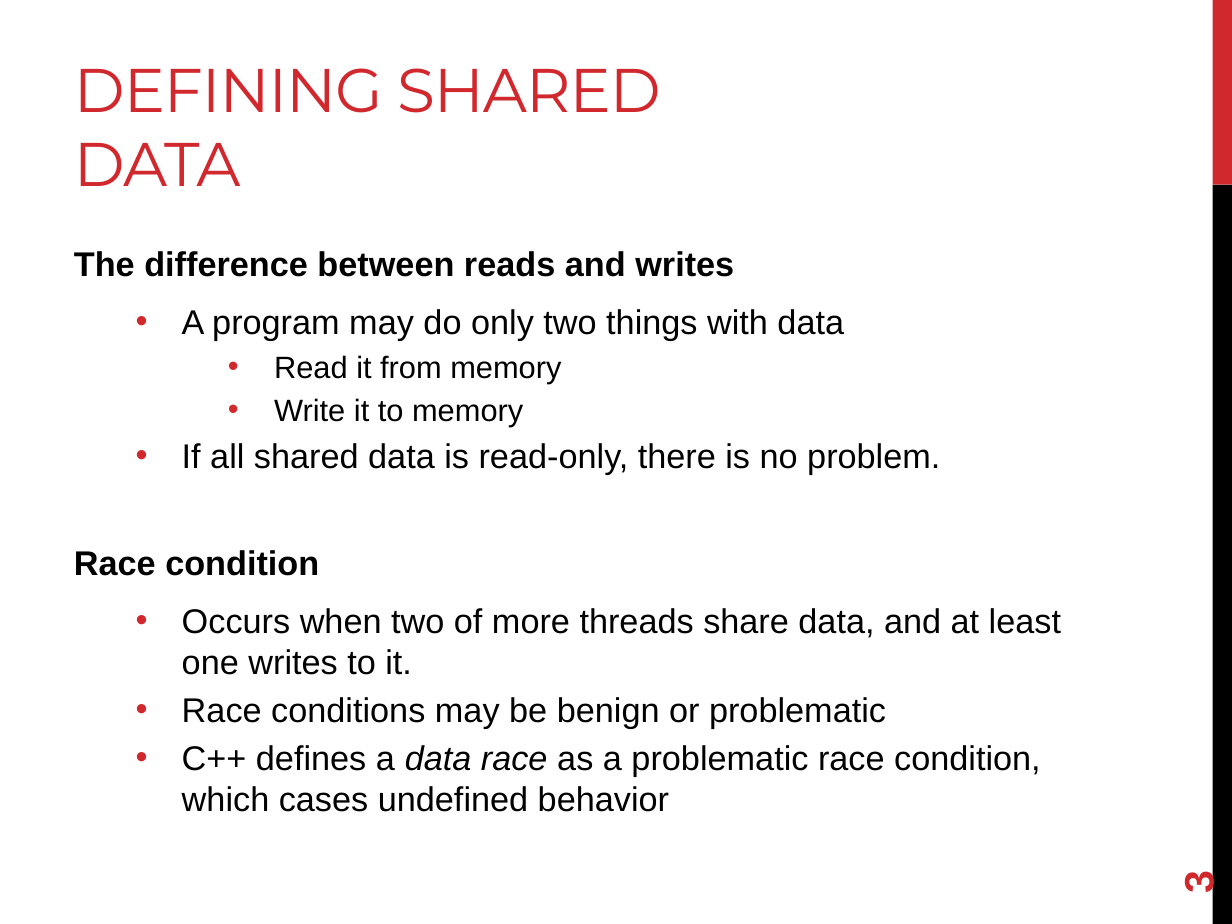
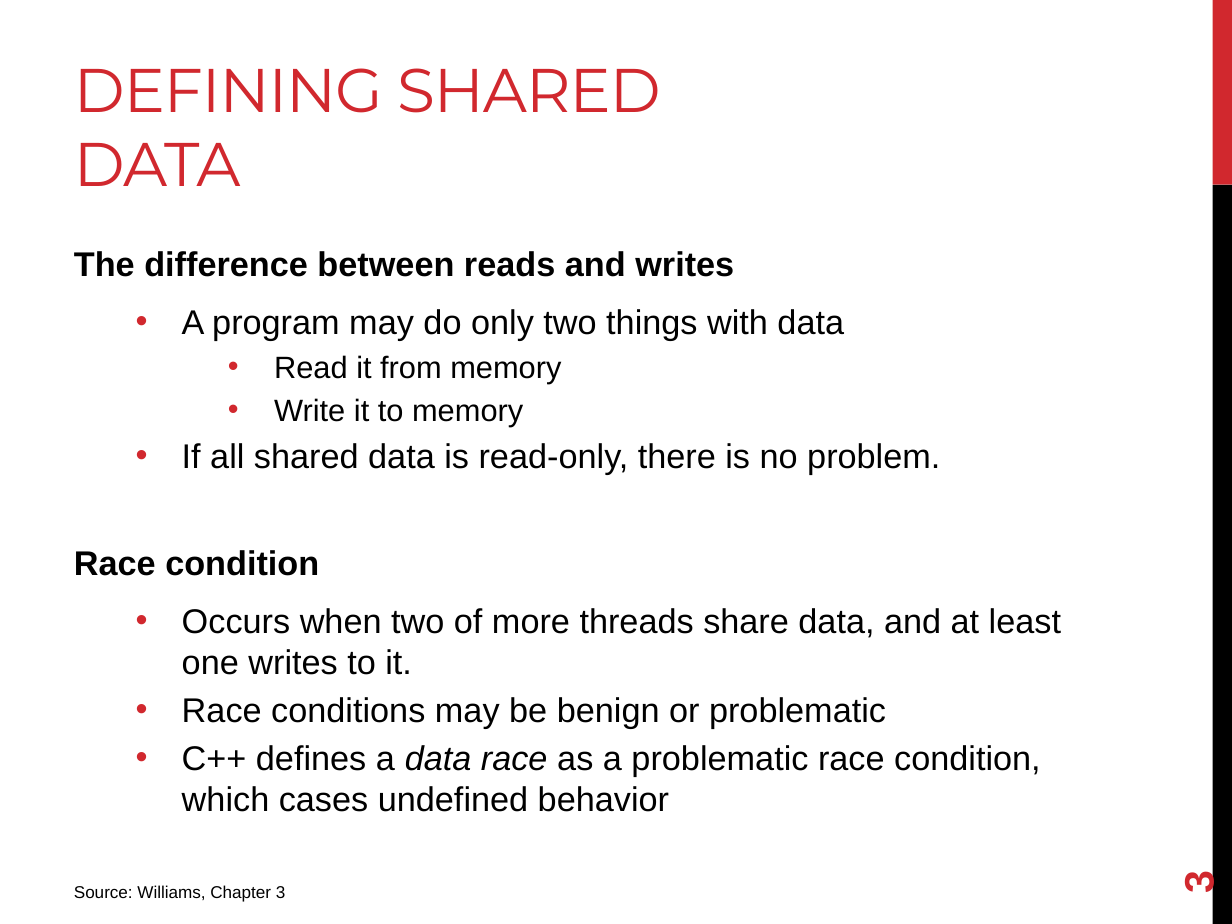
Before and after one commit to joshpeterson/DevelopingConcurrentSoftware, a slide deck: slide 3 of Lectures/Mutexes/Mutexes.pptx. Drawn at 1232x924 pixels with LibreOffice and Linux fonts; fonts in the diff are those of the drawing. Boxes give left, top, right and bottom in pixels: in the first picture for what was removed or moved away, otherwise in the second. Text is boxed around its words. In the diff, an @@ line names an element or a change of style, - is before the commit and + after.

```diff
--- a/Lectures/Mutexes/Mutexes.pptx
+++ b/Lectures/Mutexes/Mutexes.pptx
@@ text added at box(74, 885, 286, 902), 10 pt, text #000000 @@
+Source: Williams, Chapter 3
```
Also in this commit, not shown: 1 other slide changed, 3 slides added, 17 other files.
